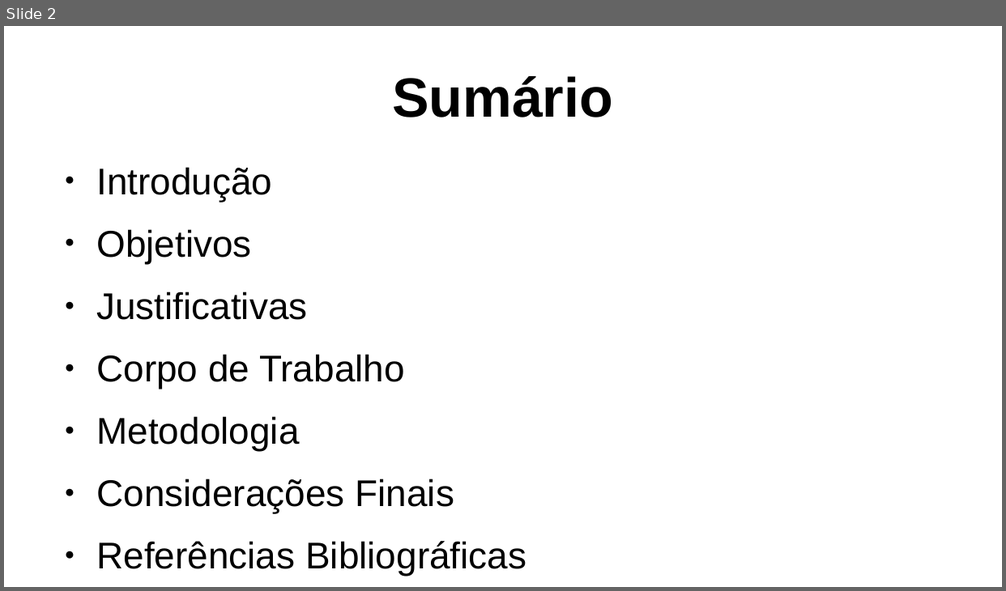
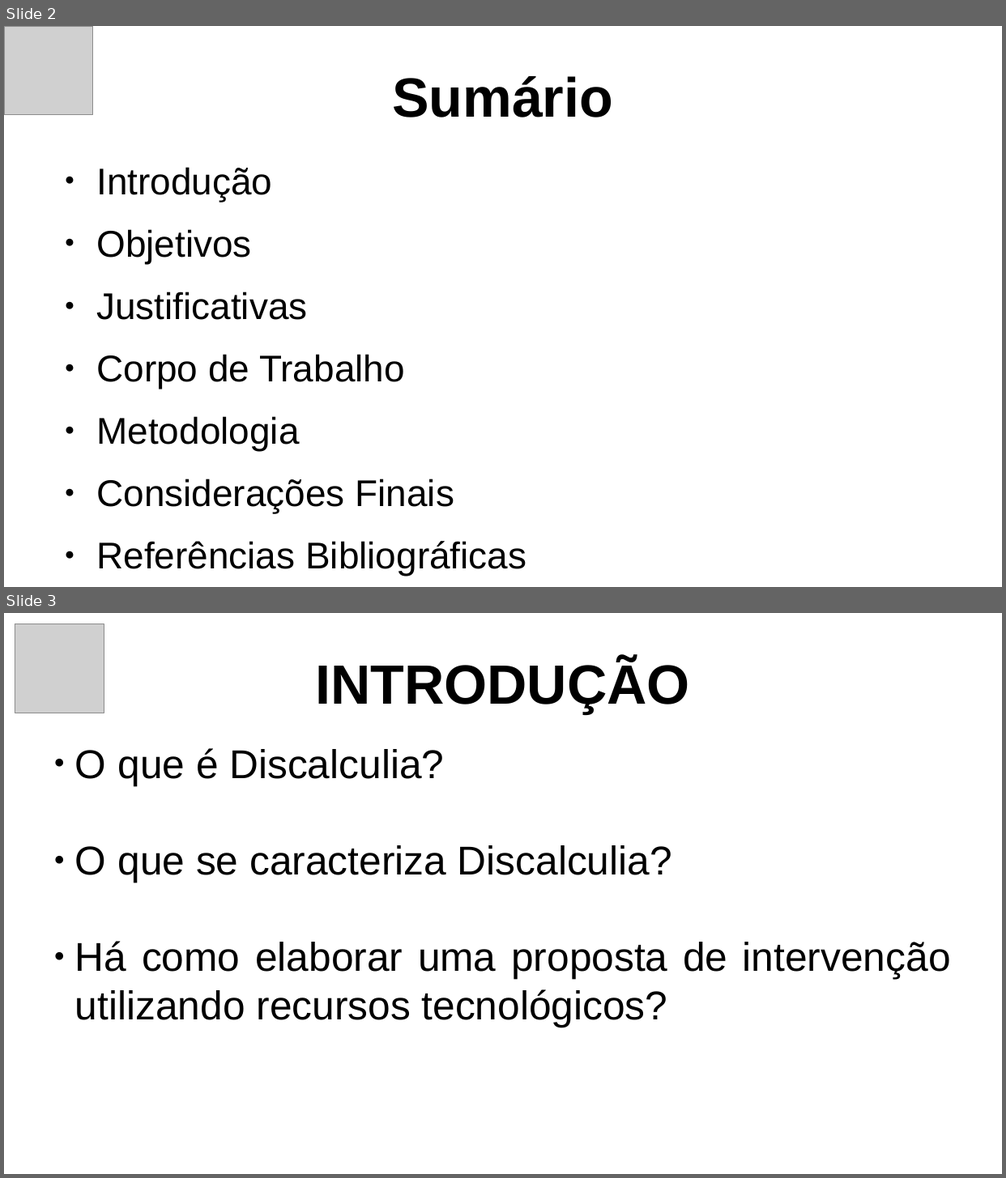
Before and after one commit to DarkCells/PySysbone, a slide deck: Apresentação_Defesa.odp. Shown one above the other, each under a label of ours: slide 2 before the commit, slides 2 and 3 after it. The pictures are 1006x591 and 1006x1178 pixels, drawn with LibreOffice and Linux fonts; fonts in the diff are those of the drawing; grey boxes stand for pictures. Boxes give left, top, right and bottom in pixels: in the first picture for what was removed or moved away, otherwise in the second. Text is boxed around its words. In the diff, an @@ line names an element or a change of style, - is before the commit and + after.

```diff
--- a/Apresentação_Defesa.odp
+++ b/Apresentação_Defesa.odp
@@ slide 3 added at [4, 613, 1002, 1174], background #FFFFFF @@
@@ picture added at [15, 624, 104, 713] @@
@@ title added at [315, 660, 690, 714], 44 pt, text #000000, bold @@
+INTRODUÇÃO
@@ subtitle added at [75, 748, 951, 1027], 32 pt, text #000000 @@
+● O que é Discalculia?
+● O que se caracteriza Discalculia?
+● Há como elaborar uma proposta de intervenção utilizando recursos tecnológicos?
@@ slide 2 changed as well @@
@@ picture added at [4, 26, 93, 115] @@
```
Also in this commit, not shown: 2 other slides changed, 13 other slides added, 12 slides removed, 17 other files.
